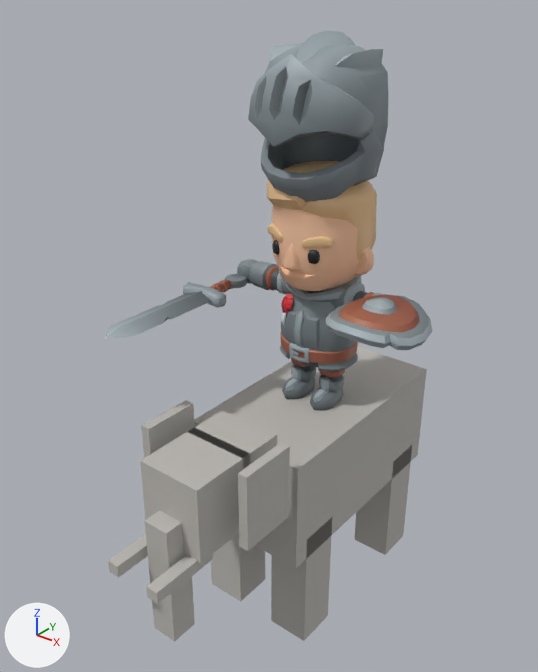
Two versions of the glTF model csharp/Unciv.Godot/Packs/units/models/unit/Naresuan's Elephant.glb, one commit apart.
The view is the same before and after, from a 50 mm camera at (0.796, -1.16, 1.283) aimed at (-0.026, -0.133, 0.646). Lighting does not change. The marker at lower left points along +X, +Y and +Z. The older version comes first. Where no turn or scale is listed for an object, it has been applied to the vertices. Vertices at exactly the same position are counted once.

In view in the first picture: '1H_Sword', 'HorseMesh', 'Knight_ArmLeft', 'Knight_ArmRight', 'Knight_Body', 'Knight_Head', 'Knight_Helmet', 'Knight_LegLeft', 'Knight_LegRight', 'Round_Shield'.
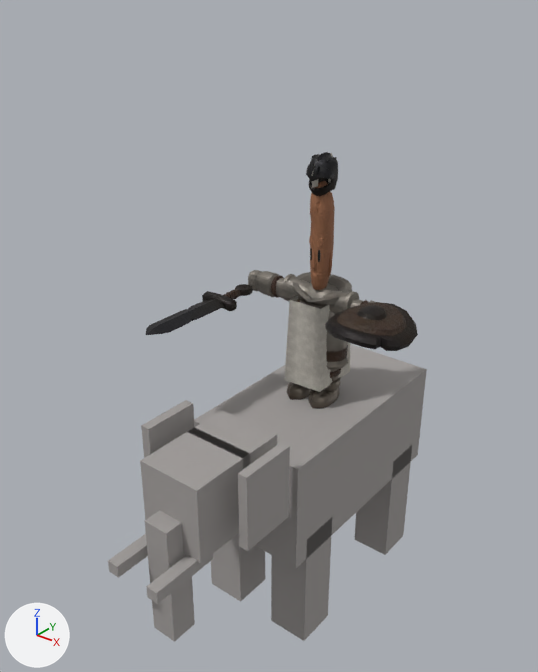
What changed in the scene script:
```text
Change mat_horse:
    mat_horse.base_color: (0.5, 0.48, 0.45) -> (0.36, 0.34, 0.33)  # grey #bcb8b3 -> grey #a29e9b
Change mat_teamcolor:
    remove # nodes: BsdfPrincipled, OutputMaterial, TexImage
    remove # uses the picture img_knight_texture
    nodes: BsdfPrincipled, Mix, NormalMap, OutputMaterial, TexImage x2, VertexColor
    uses the picture img_image_8
    uses the picture img_image_9
Add mat_iron:
    mat_iron = bpy.data.materials.new('Iron')
    # uses the picture img_image_4
    # uses the picture img_image_5
Add mat_leather:
    mat_leather = bpy.data.materials.new('Leather')
    # uses the picture img_image_6
    # uses the picture img_image_7
Add mat_skin:
    mat_skin = bpy.data.materials.new('Skin')
    # uses the picture img_image_0
    # uses the picture img_image_1
Add mat_dark:
    mat_dark = bpy.data.materials.new('Dark')
    mat_dark.use_nodes = True; mat_dark.node_tree.nodes.clear()
    _N = mat_dark.node_tree.nodes; _L = mat_dark.node_tree.links
    n0 = _N.new('ShaderNodeBsdfPrincipled'); n0.name = 'Principled BSDF'
    n0.inputs[2].default_value = 0.45  # 'Roughness'
    n1 = _N.new('ShaderNodeOutputMaterial'); n1.name = 'Material Output'
    n2 = _N.new('ShaderNodeVertexColor'); n2.name = 'Color Attribute'
    _L.new(n0.outputs[0], n1.inputs[0])  # 'BSDF' to 'Surface'
    _L.new(n2.outputs[0], n0.inputs[0])  # 'Color' to 'Base Color'
Add mat_wool:
    mat_wool = bpy.data.materials.new('Wool')
    # uses the picture img_image_10
    # uses the picture img_image_11
Add mat_bronze:
    mat_bronze = bpy.data.materials.new('Bronze')
    # uses the picture img_image_2
    # uses the picture img_image_3
Change me_cylinder_010:
    where me_cylinder_010.from_pydata(...)  # 151 vertices, 284 faces; spans x -0.441..0.441, y -0.187..0.145, z -0.441..0.441
    used by ob_round_shield; location = (0.191, -0.091, 0.726); rotation_euler = (-1.571, 0.0, -3.142), in degrees (-90, 0, -180); scale = (0.216, 0.216, 0.216)
    me_cylinder_010 part 1: 110 faces spanning x -0.332..0.332, y -0.134..0.145, z -0.332..0.332 switch from mat_teamcolor (picture img_knight_texture) to mat_leather
    me_cylinder_010 part 2: 174 faces spanning x -0.441..0.441, y -0.187..0.096, z -0.441..0.441 switch from mat_teamcolor (picture img_knight_texture) to mat_iron
Change me_cube_11839:
    where me_cube_11839.from_pydata(...)  # 160 vertices, 300 faces; spans x -0.25..0.25, y -0.07..0.07, z -0.37..1.41
    used by ob_1h_sword; location = (-0.191, -0.095, 0.692); rotation_euler = (1.571, 0.0, 0.0), in degrees (90, 0, 0); scale = (0.216, 0.216, 0.216)
    me_cube_11839 part 3: 80 faces spanning x -0.05..0.05, y -0.05..0.05, z -0.14..0.14 switch from mat_teamcolor (picture img_knight_texture) to mat_leather
    me_cube_11839 part 4: 220 faces spanning x -0.25..0.25, y -0.07..0.07, z -0.37..1.41 switch from mat_teamcolor (picture img_knight_texture) to mat_iron
Change me_cube_124:
    where me_cube_124.from_pydata(...)  # 253 vertices, 480 faces; spans x -0.569..0.569, y -0.711..0.542, z -0.105..1.251
    used by ob_knight_helmet; location = (0.0, 0.0, 0.925); scale = (0.216, 0.216, 0.216)
    me_cube_124 part 5: 480 faces spanning x -0.569..0.569, y -0.711..0.542, z -0.105..1.251 switch from mat_teamcolor (picture img_knight_texture) to mat_iron
Remove ob_knight_armleft:
    ob_knight_armleft = bpy.data.objects.new('Knight_ArmLeft', me_cube_125)
Remove ob_knight_armright:
    ob_knight_armright = bpy.data.objects.new('Knight_ArmRight', me_cube_126)
Remove ob_knight_body:
    ob_knight_body = bpy.data.objects.new('Knight_Body', me_prototypepete_body_020)
Remove ob_knight_head:
    ob_knight_head = bpy.data.objects.new('Knight_Head', me_prototypepete_head_001)
Remove ob_knight_legleft:
    ob_knight_legleft = bpy.data.objects.new('Knight_LegLeft', me_cube_128)
Remove ob_knight_legright:
    ob_knight_legright = bpy.data.objects.new('Knight_LegRight', me_cube_127)
Change ob_round_shield:
    ob_round_shield.location: (0.191, -0.091, 0.726) -> (0.17, -0.08, 0.706)
    ob_round_shield.scale: (0.216, 0.216, 0.216) -> (0.191, 0.191, 0.191)
Change ob_1h_sword:
    ob_1h_sword.location: (-0.191, -0.095, 0.692) -> (-0.17, -0.082, 0.676)
    ob_1h_sword.scale: (0.216, 0.216, 0.216) -> (0.171, 0.171, 0.171)
Change ob_knight_helmet:
    ob_knight_helmet.location: (0.0, 0.0, 0.925) -> (0.0, 0.0, 0.911)
    ob_knight_helmet.scale: (0.216, 0.216, 0.216) -> (0.0502, 0.0542, 0.0583)
Add ob_warrior:
    ob_warrior = bpy.data.objects.new('Warrior', me_mesh_skinned)  # 2453 vertices, 4564 faces; spans x -0.184..0.184, y -0.06..0.059, z 0.0..0.514
    ob_warrior.location = (0.0, 0.0, 0.465)
```

Boxes (x1, y1, x2, y2) around the edits, measured in the pictures (538 x 672 px):
'HorseMesh', recoloured: (108, 346, 427, 642) in both
'Knight_Helmet', surface changed, moved, rescaled (77% narrower, 74% shorter): before (248, 30, 389, 202); after (306, 152, 338, 196)
'Warrior', added: after (248, 153, 376, 408)
'Knight_Head', deleted (beige): before (267, 161, 377, 291)
'Knight_Body', deleted: before (280, 275, 362, 371)
'Round_Shield', surface changed, moved, rescaled (12% narrower, 12% shorter): before (326, 294, 432, 350); after (325, 302, 418, 351)
'1H_Sword', surface changed, moved, rescaled (23% narrower, 20% shorter): before (106, 274, 247, 338); after (145, 284, 253, 335)
'Knight_ArmRight', deleted: before (237, 259, 292, 294)
'Knight_LegLeft', deleted: before (310, 369, 345, 410)
'Knight_LegRight', deleted: before (282, 358, 316, 399)
'Knight_ArmLeft', deleted: before (324, 283, 383, 308)
part 1 of me_cylinder_010, recoloured: before (339, 294, 420, 333); after (337, 303, 407, 336)
part 2 of me_cylinder_010, recoloured: before (326, 294, 432, 350); after (325, 302, 418, 351)
part 3 of me_cube_11839, recoloured: before (210, 279, 232, 293); after (224, 289, 241, 299)
part 4 of me_cube_11839, recoloured: before (110, 274, 247, 338); after (145, 284, 253, 335)
